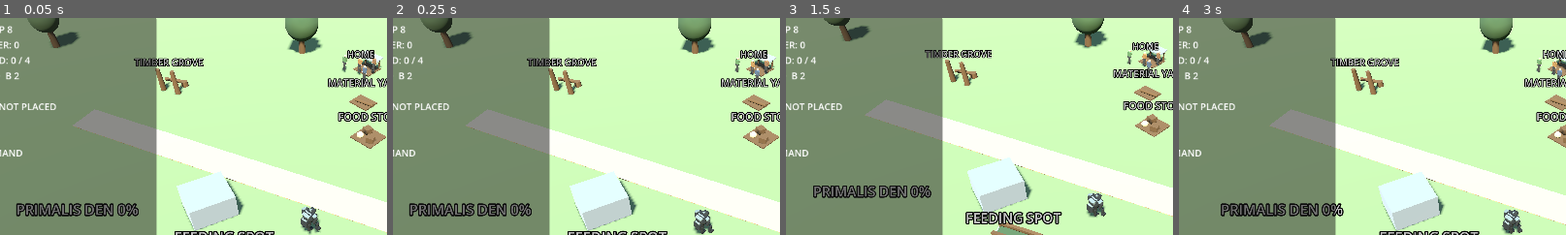
Above: before the commit, frames 1-4 (left to right).
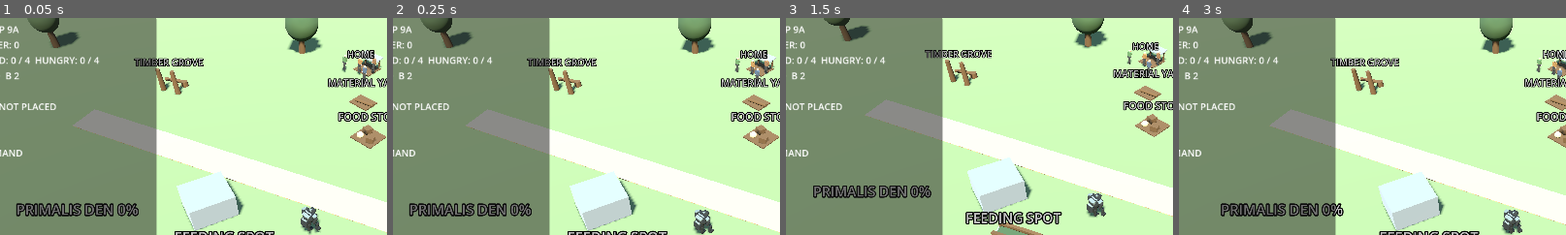
Above: after the commit, the same moments.

Repository: aitoolscian-cpu/primalis-v2
Game: Godot game, scene res://scenes/main.tscn
Same seed, same stepped clock (60 frames per second), same inputs: the game is played once before the commit and once after it.
Inputs (mouse positions are % of the whole screen's width and height, from its top left):
- Up to frame 1 (0.05 s): no input
- Up to frame 2 (0.25 s): no input
- Up to frame 3 (1.5 s): tap Enter at 0.5 s; move the mouse to (72, 45) at 0.52 s; hold R (build_rotate) 0.53-1.28 s; tap Space at 1.25 s; move the mouse to (30, 55) at 1.27 s; tap S (camera_backward) at 1.35 s
- Up to frame 4 (3 s): tap Enter at 2 s; move the mouse to (60, 28) at 2.02 s; tap W (camera_forward) at 2.1 s; tap Space at 2.75 s; move the mouse to (45, 70) at 2.77 s; tap A (camera_left) at 2.85 s
The pictures show only the part of the screen within x 10-60%, y 1-51%; the shares and areas given below are measured in that part.

The runs differ from the first frame. In frame 1, 0.3% of the frame differs, in the area x 2-26%, y 3-22%; in frame 2, 0.3%; in frame 3, 0.3%; in frame 4, 0.3%.

Commit message:
Implement Step 9A villager hunger core

Diff:
--- a/scenes/villagers/villager_placeholder.tscn
+++ b/scenes/villagers/villager_placeholder.tscn
@@ -7,6 +7,7 @@
 [ext_resource type="Material" path="res://assets/materials/villager_tunic.tres" id="5"]
 [ext_resource type="Material" path="res://assets/materials/villager_trousers.tres" id="6"]
 [ext_resource type="Material" path="res://assets/materials/selection_ring.tres" id="7"]
+[ext_resource type="Script" path="res://scripts/villagers/villager_hunger.gd" id="8"]
 
 [sub_resource type="CapsuleShape3D" id="col_capsule"]
 radius = 0.3
@@ -77,6 +78,9 @@
 [node name="AI" type="Node" parent="."]
 script = ExtResource("2")
 
+[node name="Hunger" type="Node" parent="."]
+script = ExtResource("8")
+
 [node name="Visual" type="Node3D" parent="."]
 
 [node name="Head" type="MeshInstance3D" parent="Visual"]
--- a/scenes/world/test_world.tscn
+++ b/scenes/world/test_world.tscn
@@ -804,6 +804,7 @@
 display_name = "Tomas"
 job = 0
 tunic_color = Color(0.294, 0.337, 0.388, 1)
+starting_hunger = 42.0
 station_offset = Vector3(-0.7, 0, 0.5)
 home_path = NodePath("../Anchors/VillagerHome")
 source_path = NodePath("../Anchors/FoodSource")
@@ -819,6 +820,7 @@
 display_name = "Elia"
 job = 1
 tunic_color = Color(0.333, 0.439, 0.29, 1)
+starting_hunger = 28.0
 station_offset = Vector3(0.5, 0, -0.6)
 home_path = NodePath("../Anchors/VillagerHome")
 source_path = NodePath("../Anchors/FoodSource")
@@ -834,6 +836,7 @@
 display_name = "Bren"
 job = 1
 tunic_color = Color(0.463, 0.341, 0.239, 1)
+starting_hunger = 48.0
 station_offset = Vector3(-0.5, 0, -0.5)
 home_path = NodePath("../Anchors/VillagerHome")
 source_path = NodePath("../Anchors/FoodSource")
--- a/scripts/settlement/population_manager.gd
+++ b/scripts/settlement/population_manager.gd
@@ -26,6 +26,13 @@
 			count += 1
 	return count
 
+func get_hungry_count() -> int:
+	var count := 0
+	for villager in _villagers:
+		if villager.is_hungry():
+			count += 1
+	return count
+
 func assign_job(villager: Villager, job: Villager.Job) -> void:
 	if villager == null or villager.job == job:
 		return
--- a/scripts/ui/debug_hud.gd
+++ b/scripts/ui/debug_hud.gd
@@ -1,5 +1,5 @@
 extends CanvasLayer
-## Compact Step 8 settlement/build catalog and entity inspection UI.
+## Compact Step 9A settlement/build catalog and entity inspection UI.
 
 @onready var _info: Label = $Panel/Margin/VBox/InfoLabel
 @onready var _feed_button: Button = $Panel/Margin/VBox/FeedButton
@@ -85,6 +85,7 @@
 		foragers = _population.get_job_count(Villager.Job.FORAGER)
 		woodcutters = _population.get_job_count(Villager.Job.WOODCUTTER)
 		builders = _population.get_job_count(Villager.Job.BUILDER)
+	var hungry := _population.get_hungry_count() if _population != null else 0
 	var housed := _housing.get_housed_count() if _housing != null else 0
 	var den_line := "-"
 	if _den != null:
@@ -100,9 +101,9 @@
 	var active := _build.get_active_project() if _build != null else null
 	if active != null and active.building_id == BuildModeController.HOUSE_ID:
 		houses_line += " (%d%%)" % active.get_percent()
-	return "PRIMALIS - STEP 8\nFOOD: %d  TIMBER: %d\nPOP: %d  HOUSED: %d / %d\nWORK: F %d  W %d  B %d\nDEN: %s\nSTOREHOUSE: %s\nHOUSES: %s" % [
-		_food, _timber, population, housed, population, foragers, woodcutters,
-		builders, den_line, storehouse_line, houses_line]
+	return "PRIMALIS - STEP 9A\nFOOD: %d  TIMBER: %d\nPOP: %d  HOUSED: %d / %d  HUNGRY: %d / %d\nWORK: F %d  W %d  B %d\nDEN: %s\nSTOREHOUSE: %s\nHOUSES: %s" % [
+		_food, _timber, population, housed, population, hungry, population,
+		foragers, woodcutters, builders, den_line, storehouse_line, houses_line]
 
 func _build_mode_text() -> String:
 	var definition := _build.get_selected_definition()
@@ -177,6 +178,8 @@
 		villager.get_state_name(), villager.get_destination_label(),
 		villager.get_housing_label(), home_position.x, home_position.z,
 		villager.global_position.x, villager.global_position.z]
+	lines += "\nHUNGER: %d\nSTATUS: %s" % [
+		roundi(villager.get_hunger()), villager.get_hunger_status()]
 	match villager.job:
 		Villager.Job.FORAGER:
 			lines += "\nCarrying Food: %s" % ("YES" if villager.carried_food > 0 else "NO")
--- a/scripts/villagers/villager.gd
+++ b/scripts/villagers/villager.gd
@@ -14,6 +14,7 @@
 @export var display_name := "Mara"  # [TESTING] placeholder identity, not canon.
 @export var job: Job = Job.FORAGER
 @export var tunic_color := Color(0.541, 0.404, 0.247)  # default: soil brown
+@export_range(0.0, 100.0, 1.0) var starting_hunger := 35.0
 ## Small deterministic offset applied at stations so villagers don't stack.
 @export var station_offset := Vector3.ZERO
 
@@ -50,10 +51,12 @@
 @onready var _carry_prop: MeshInstance3D = $Visual/CarryBasket
 @onready var _log_prop: MeshInstance3D = $Visual/CarryLog
 @onready var _ai: VillagerAI = $AI
+@onready var _hunger: VillagerHunger = $Hunger
 
 func _ready() -> void:
 	_primalis = get_tree().get_first_node_in_group("primalis") as Node3D
 	_temporary_home = get_node_or_null(home_path) as Node3D
+	_hunger.set_hunger(starting_hunger)
 	_apply_tunic_color()
 
 func _apply_tunic_color() -> void:
@@ -122,6 +125,19 @@
 
 func get_speed() -> float:
 	return Vector2(velocity.x, velocity.z).length()
+
+func get_hunger() -> float:
+	return _hunger.get_hunger()
+
+func get_hunger_status() -> String:
+	return _hunger.get_hunger_status()
+
+func is_hungry() -> bool:
+	return _hunger.is_hungry()
+
+## Clean mutation point for focused tests and the later eating step.
+func set_hunger(value: float) -> void:
+	_hunger.set_hunger(value)
 
 func assign_home(home_anchor: Node3D, housing_label: String) -> void:
 	_assigned_home = home_anchor
--- /dev/null
+++ b/scripts/villagers/villager_hunger.gd
@@ -0,0 +1,49 @@
+class_name VillagerHunger
+extends Node
+## Step 9A individual hunger data only. This component deliberately has no
+## knowledge of jobs, food stores, movement, health, or eating behavior.
+
+signal hunger_changed(value: float)
+signal status_changed(status: String)
+
+const MIN_HUNGER := 0.0
+const MAX_HUNGER := 100.0
+
+@export var hunger_rate := 0.12
+
+var _hunger := 0.0
+var _status := "FED"
+
+func _physics_process(delta: float) -> void:
+	set_hunger(_hunger + hunger_rate * delta)
+
+func set_hunger(value: float) -> void:
+	var next_hunger := clampf(value, MIN_HUNGER, MAX_HUNGER)
+	if is_equal_approx(next_hunger, _hunger):
+		return
+	var previous_status := _status
+	_hunger = next_hunger
+	_status = _status_for(_hunger)
+	hunger_changed.emit(_hunger)
+	if _status != previous_status:
+		status_changed.emit(_status)
+
+func get_hunger() -> float:
+	return _hunger
+
+func get_hunger_status() -> String:
+	return _status
+
+func is_hungry() -> bool:
+	return _hunger >= 50.0
+
+func _status_for(value: float) -> String:
+	if value >= 90.0:
+		return "STARVING"
+	if value >= 70.0:
+		return "VERY HUNGRY"
+	if value >= 50.0:
+		return "HUNGRY"
+	if value >= 25.0:
+		return "PECKISH"
+	return "FED"
--- /dev/null
+++ b/tests/step9a_headless.gd
@@ -0,0 +1,144 @@
+extends SceneTree
+## Focused Step 9A coverage: individual data, time-based growth, status bands,
+## aggregate query, control-mode continuity, and deliberate AI non-integration.
+
+var _failures := PackedStringArray()
+var _main: Node
+var _villagers: Array[Villager] = []
+var _population: PopulationManager
+var _selection: SelectionManager
+var _modes: ControlModeManager
+var _primalis: PrimalisController
+var _build: BuildModeController
+var _den: ConstructionProject
+var _resources: SettlementResources
+
+func _initialize() -> void:
+	_run()
+
+func _run() -> void:
+	paused = true
+	var packed: PackedScene = load("res://scenes/main.tscn")
+	_main = packed.instantiate()
+	root.add_child(_main)
+	await process_frame
+	_collect_nodes()
+
+	var expected := {
+		"VIL_TEST_001": 35.0,
+		"VIL_TEST_002": 42.0,
+		"VIL_TEST_003": 28.0,
+		"VIL_TEST_004": 48.0,
+	}
+	var starts_match := _villagers.size() == 4
+	for villager in _villagers:
+		starts_match = starts_match and is_equal_approx(
+			villager.get_hunger(), float(expected.get(villager.villager_id, -1.0)))
+	_check(starts_match, "T1 four deterministic starting Hunger values")
+
+	paused = false
+	Engine.time_scale = 8.0
+	Engine.max_physics_steps_per_frame = 240
+	var mara := _by_id("VIL_TEST_001")
+	mara.set_hunger(10.0)
+	var start_frame := Engine.get_physics_frames()
+	for i in 30:
+		await physics_frame
+	var elapsed := (Engine.get_physics_frames() - start_frame) * Engine.time_scale \
+		/ float(Engine.physics_ticks_per_second)
+	var expected_hunger := 10.0 + 0.12 * elapsed
+	_check(absf(mara.get_hunger() - expected_hunger) < 0.03,
+		"T2 Hunger rises at approximately 0.12 per simulation second")
+
+	mara.set_hunger(150.0)
+	_check(is_equal_approx(mara.get_hunger(), 100.0), "T3 Hunger clamps at 100")
+	mara.set_hunger(-20.0)
+	_check(is_equal_approx(mara.get_hunger(), 0.0), "T3 Hunger clamps at 0")
+
+	var bands := {
+		0.0: "FED", 24.0: "FED", 25.0: "PECKISH", 49.0: "PECKISH",
+		50.0: "HUNGRY", 69.0: "HUNGRY", 70.0: "VERY HUNGRY",
+		89.0: "VERY HUNGRY", 90.0: "STARVING", 100.0: "STARVING",
+	}
+	var bands_match := true
+	for boundary in bands:
+		mara.set_hunger(boundary)
+		bands_match = bands_match and mara.get_hunger_status() == bands[boundary]
+	_check(bands_match, "T4 all Hunger status boundaries")
+
+	var count_values := [49.9, 50.0, 69.0, 100.0]
+	for i in _villagers.size():
+		_villagers[i].set_hunger(count_values[i])
+	_check(_population.get_hungry_count() == 3, "T5 Hungry count uses Hunger >= 50")
+
+	var jobs := {}
+	for villager in _villagers:
+		jobs[villager.villager_id] = villager.job
+		villager.set_hunger(100.0)
+	for i in 30:
+		await physics_frame
+	var jobs_unchanged := true
+	for villager in _villagers:
+		jobs_unchanged = jobs_unchanged and villager.job == jobs[villager.villager_id]
+	_check(jobs_unchanged, "T6 Hunger 100 does not change villager jobs")
+
+	for villager in _villagers:
+		villager.set_hunger(10.0)
+	var nodes_before := get_node_count()
+	_selection.select(_primalis)
+	_modes.toggle_possession()
+	var direct_before := mara.get_hunger()
+	for i in 30:
+		await physics_frame
+	_check(_modes.is_direct() and mara.get_hunger() > direct_before,
+		"T7 Hunger advances during Primalis direct control")
+	_modes.toggle_possession()
+
+	_den.debug_set_progress(100.0)
+	_resources.add_timber(20)
+	await physics_frame
+	var build_entered := _build.enter_build_mode(BuildModeController.HOUSE_ID)
+	var build_before := mara.get_hunger()
+	for i in 30:
+		await physics_frame
+	_check(build_entered and _build.placing and mara.get_hunger() > build_before,
+		"T8 Hunger advances during build mode")
+	_build.cancel_build_mode()
+	await physics_frame
+	_check(get_node_count() == nodes_before, "T9 control-mode soak leaves node count stable")
+
+	_finish()
+
+func _collect_nodes() -> void:
+	_population = _main.get_node("PopulationManager") as PopulationManager
+	_selection = _main.get_node("SelectionManager") as SelectionManager
+	_modes = _main.get_node("ControlModeManager") as ControlModeManager
+	_primalis = _main.get_node("TestWorld/Primalis") as PrimalisController
+	_build = _main.get_node("BuildModeController") as BuildModeController
+	_den = _main.get_node("TestWorld/Anchors/DenSite") as ConstructionProject
+	_resources = _main.get_node("SettlementResources") as SettlementResources
+	for node_name in ["Villager", "Villager2", "Villager3", "Villager4"]:
+		_villagers.append(_main.get_node("TestWorld/" + node_name) as Villager)
+	_villagers.sort_custom(func(a: Villager, b: Villager) -> bool:
+		return a.villager_id < b.villager_id)
+
+func _by_id(villager_id: String) -> Villager:
+	for villager in _villagers:
+		if villager.villager_id == villager_id:
+			return villager
+	return null
+
+func _check(condition: bool, label: String) -> void:
+	if condition:
+		print("PASS  ", label)
+	else:
+		print("FAIL  ", label)
+		_failures.append(label)
+
+func _finish() -> void:
+	if _failures.is_empty():
+		print("STEP9A HEADLESS: ALL PASS")
+		quit(0)
+	else:
+		print("STEP9A HEADLESS: %d FAILURE(S)" % _failures.size())
+		quit(1)
Not shown, added: scripts/villagers/villager_hunger.gd.uid
Not shown, added: tests/step9a_headless.gd.uid
